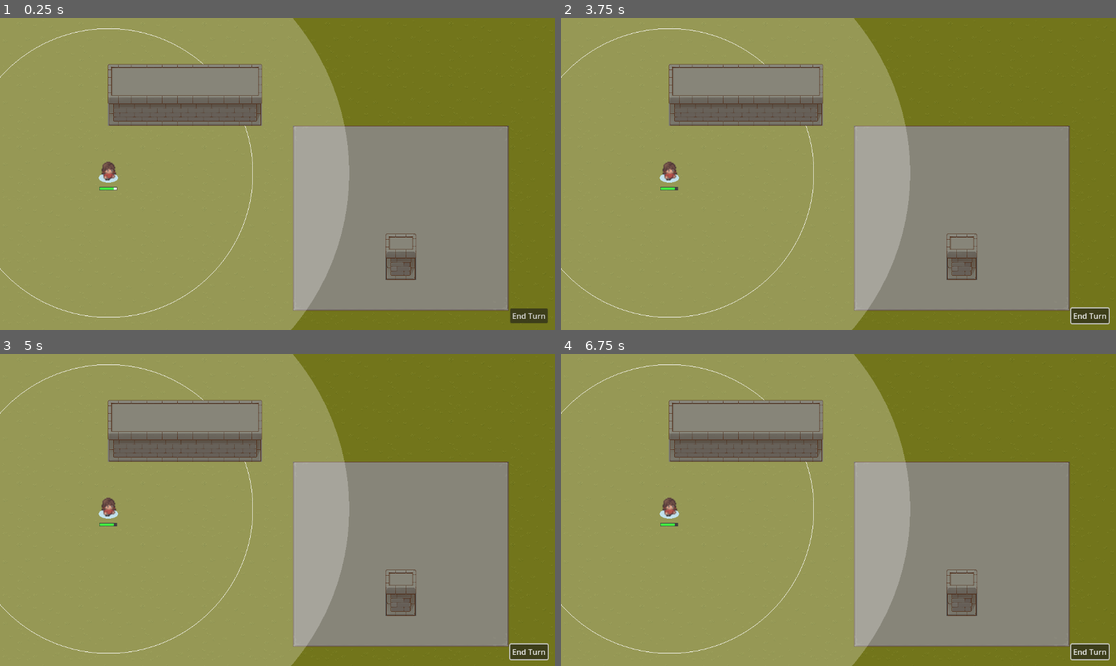
Above: before the commit, frames 1-4 (two rows, left to right).
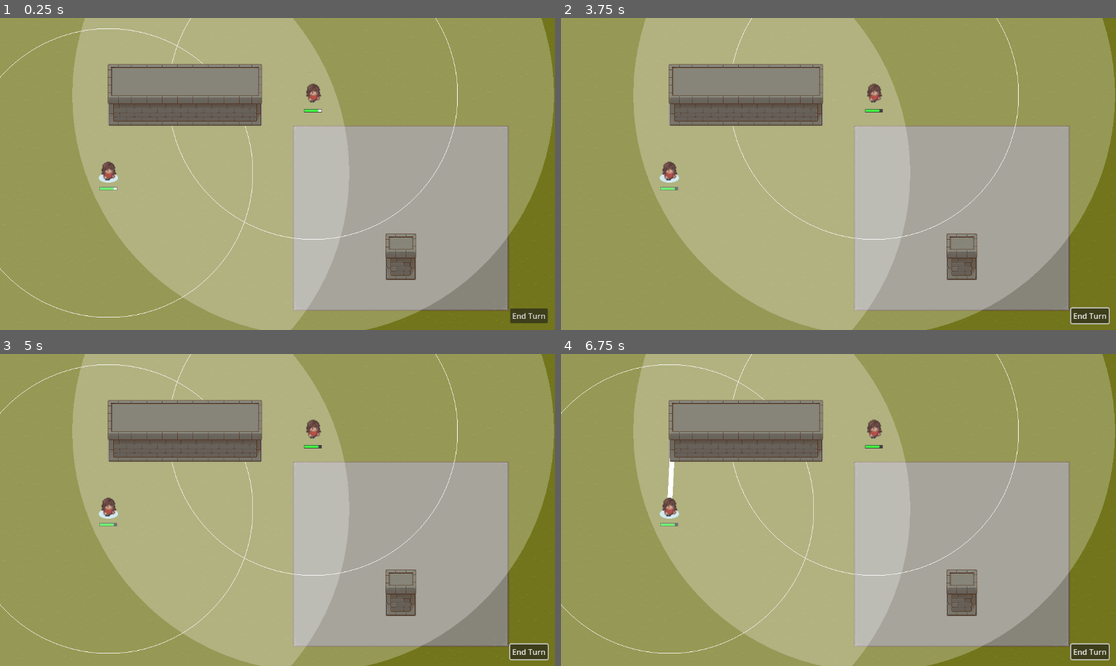
Above: after the commit, the same moments.

Repository: arlopurcell/tactical_artificer
Game: Godot game, scene res://root.tscn
Same seed, same stepped clock (60 frames per second), same inputs: the game is played once before the commit and once after it.
Inputs (mouse positions are in pixels of both pictures, inside the frame that each line leads up to):
- Up to frame 1 (0.25 s): no input
- Up to frame 2 (3.75 s): click "End Turn" at 0.5 s; click "End Turn" at 1.25 s; click "End Turn" at 2 s; tap Enter at 2.75 s; move the mouse to (960, 158) at 2.77 s; hold 1 (cast1) 2.78-3.53 s; click (960, 158) at 2.92 s; tap Space at 3.5 s; move the mouse to (727, 189) at 3.52 s; tap 1 (cast1) at 3.6 s; click (727, 189) at 3.67 s
- Up to frame 3 (5 s): tap Enter at 4.25 s; move the mouse to (333, 441) at 4.27 s; hold 1 (cast1) from 4.28 s (still down); click (333, 441) at 4.42 s
- Up to frame 4 (6.75 s): tap Space at 5, 6.5 s; move the mouse to (810, 572) at 5.02 s; release 1 (cast1) at 5.03 s; tap 1 (cast1) at 5.1, 6.6 s; click (810, 572) at 5.17 s; tap Enter at 5.75 s; move the mouse to (1005, 556) at 5.77 s; hold 1 (cast1) 5.78-6.53 s; click (1005, 556) at 5.92 s; move the mouse to (672, 463) at 6.52 s; click (672, 463) at 6.67 s

The runs differ from the first frame. In frame 1, 67% of the frame differs, in the area x 13-100%, y 0-100%; in frame 2, 67%, in the area x 0-100%, y 0-100%; in frame 3, 67%; in frame 4, 67%.
Error after the commit: Invalid call. Nonexistent function 'highlight' in base 'TileMap'. (res://BeamSpell.gd:26)

Commit message:
put players on a team so you can switch between them on your turn

Diff:
--- a/BeamSpell.gd
+++ b/BeamSpell.gd
@@ -17,17 +17,22 @@
 	self.area_exited.connect(_on_area_exited)
 
 func _on_area_entered(area):
-	# TODO if it's a targetable thing
-	if state == STATE.TARGETING and area != get_parent().find_child("MobProps"):
-		if area.find_child("MobProps") != null:
-			targetted[area] = null
-			area.highlight(Color.RED)
+	if state == STATE.TARGETING \
+			# stop hitting yourself
+			and area != get_parent().find_child("MobProps") \
+			# Can only target mobs (defined as has MobProps)
+			and area.get_parent().find_child("MobProps") != null:
+		targetted[area] = null
+		area.highlight(Color.RED)
 
 func _on_area_exited(area):
-	if state == STATE.TARGETING and area != get_parent().find_child("MobProps"):
-		if area.find_child("MobProps") != null:
-			targetted.erase(area)
-			area.unhighlight()
+	if state == STATE.TARGETING \
+			# stop hitting yourself
+			and area != get_parent().find_child("MobProps") \
+			# Can only untarget mobs (defined as has MobProps)
+			and area.get_parent().find_child("MobProps") != null:
+		targetted.erase(area)
+		area.unhighlight()
 
 func _set_range(new_range):
 	range = new_range
@@ -65,7 +70,7 @@
 func collision_params():
 	var params = PhysicsShapeQueryParameters2D.new()
 	params.collide_with_areas = true
-	params.collision_mask = collision_mask
+	params.collision_mask = 1
 	params.exclude = [get_parent().get_rid()]
 	params.shape = $CollisionShape2D.shape
 	params.transform = $CollisionShape2D.global_transform
--- a/Level.gd
+++ b/Level.gd
@@ -2,3 +2,24 @@
 
 func _on_end_turn():
 	$TurnController.end_turn()
+
+func _input(event):
+	if event is InputEventMouseButton \
+				and event.button_index == MOUSE_BUTTON_LEFT \
+				and event.pressed:
+
+		var p = PhysicsPointQueryParameters2D.new()
+		p.position = event.position
+		p.collide_with_areas = true
+		p.collision_mask = 1
+
+		var targets = get_world_2d().direct_space_state\
+			.intersect_point(p)
+
+		match targets.size():
+			0: pass
+			1: targets[0]["collider"].get_parent().handle_click()
+			_:
+				push_error("Multiple targets clicked")
+				for t in targets:
+					t["collider"].get_parent().handle_click()
--- /dev/null
+++ b/PlayerTeam.gd
@@ -0,0 +1,40 @@
+extends Node2D
+
+signal turn_ended
+
+var players = []
+
+# TurnController checks if we're dead, lol. we handle that ourselves
+var dead = false
+
+func _ready():
+	for child in get_children():
+		if child.find_child("MobProps") != null:
+			if child.player_team:
+				players.append(child)
+			else:
+				push_error("Child of PlayerTeam has player_team == false")
+		else:
+			push_error("Child of PlayerTeam does not have MobProps?")
+
+func deactivate_all():
+	for player in players:
+		player.deactivate()
+
+
+func start_turn():
+	for player in players:
+		player.start_turn()
+
+	# Activate the first non-dead player
+	for player in players:
+		if not player.dead:
+			player.handle_click()
+			return
+	push_error("All the players are dead?")
+
+
+func end_turn():
+	for player in players:
+		player.end_turn()
+	turn_ended.emit()
--- a/Vision.gd
+++ b/Vision.gd
@@ -13,7 +13,7 @@
 @onready var _angle_half = _angle/2.
 @onready var _angular_delta = _angle / ray_count
 
-@onready var collider = $Area2D.find_child("Collider")
+@onready var collider = $VisionArea2D.find_child("Collider")
 @onready var renderer = $Renderer
 
 func _physics_process(_delta: float) -> void:
@@ -34,25 +34,14 @@
 	if _angle < 2*PI:
 		new_vision_points[Vector2.ZERO] = null
 
-	#var first_point = _ray_to(Vector2(0, sight_range).rotated(global_rotation - _angle_half))
-	#var last_point = first_point
 	for i in range(1, ray_count + 1):
-
-		# TODO following transform should be customizable
 		var p = _ray_to(Vector2(0, sight_range).rotated(_angular_delta * i + global_rotation - _angle_half))
 		new_vision_points[p] = null
-
-		#var tri_points = PackedVector2Array()
-		#tri_points.append_array([Vector2.ZERO, last_point, p])
-		#draw_polygon(tri_points, colors)
-	#if _angle < 2*PI:
-	#	new_vision_points.append(Vector2.ZERO)
 	return PackedVector2Array(new_vision_points.keys())
 
 func _update_collision_polygon():
 	var polygon = PackedVector2Array()
 	polygon.append_array(_vision_points)
-	#print(polygon)
 	collider.polygon = polygon
 
 func _update_render_polygon():
@@ -61,7 +50,6 @@
 	renderer.polygon = polygon
 
 func _ray_to(direction: Vector2) -> Vector2:
-	# TODO add offset to origin
 	var destination = global_position + direction
 	var query = PhysicsRayQueryParameters2D.create(global_position, destination, collision_layer_mask)
 	var collision = get_world_2d().direct_space_state.intersect_ray(query)
--- a/level.tscn
+++ b/level.tscn
@@ -6,6 +6,7 @@
 [ext_resource type="Texture2D" uid="uid://bpbby2mve2eim" path="res://assets/tiles/TX Tileset Wall.png" id="4_kdjmu"]
 [ext_resource type="PackedScene" uid="uid://chpb4jyqs3ces" path="res://player.tscn" id="5_f202y"]
 [ext_resource type="Script" path="res://TurnController.gd" id="6_pjjht"]
+[ext_resource type="Script" path="res://PlayerTeam.gd" id="7_h4gai"]
 
 [sub_resource type="NavigationPolygon" id="NavigationPolygon_k03am"]
 vertices = PackedVector2Array(-16, -16, 16, -16, 16, 16, -16, 16)
@@ -1154,8 +1155,11 @@
 [node name="TurnController" type="Node" parent="."]
 script = ExtResource("6_pjjht")
 
-[node name="Player2" parent="TurnController" instance=ExtResource("5_f202y")]
+[node name="PlayerTeam" type="Node2D" parent="TurnController"]
+script = ExtResource("7_h4gai")
+
+[node name="Player2" parent="TurnController/PlayerTeam" instance=ExtResource("5_f202y")]
 position = Vector2(225, 322)
 
-[node name="Polygon2D" type="Polygon2D" parent="."]
-color = Color(0, 0, 0, 0.486275)
+[node name="Player" parent="TurnController/PlayerTeam" instance=ExtResource("5_f202y")]
+position = Vector2(650, 160)
--- a/mob.gd
+++ b/mob.gd
@@ -60,6 +60,7 @@
 func start_turn():
 	# Set up range marker
 	starting_pos = position
+
 	mp("RangeMarker").position = starting_pos - position
 	mp("RangeMarker").queue_redraw()
 	mp("RangeMarker").show()
@@ -84,10 +85,6 @@
 	pass
 
 func move_to(movement_target: Vector2):
-	# TODO check this out it looks wrong. remove?
-	if starting_pos.distance_to(movement_target) > movement_range:
-		return
-
 	navigation_agent.target_position = movement_target
 	if movement_target.x < transform.get_origin().x:
 		anim_walk_left()
@@ -106,7 +103,7 @@
 		travel = (travel_raw).normalized() * walking_speed * delta
 
 	if starting_pos.distance_to(position + travel) > movement_range:
-		print("finished moving")
+
 		navigation_agent.target_position = position
 	else:
 		translate(travel)
@@ -123,3 +120,6 @@
 func vision_collision_params():
 	# TODO
 	pass
+
+func handle_click():
+	pass
--- a/mob_props.tscn
+++ b/mob_props.tscn
@@ -36,6 +36,7 @@
 [node name="Renderer" type="Polygon2D" parent="Vision"]
 color = Color(1, 1, 1, 0.254902)
 
-[node name="Area2D" type="Area2D" parent="Vision"]
+[node name="VisionArea2D" type="Area2D" parent="Vision"]
+collision_layer = 128
 
-[node name="Collider" type="CollisionPolygon2D" parent="Vision/Area2D"]
+[node name="Collider" type="CollisionPolygon2D" parent="Vision/VisionArea2D"]
--- a/player.gd
+++ b/player.gd
@@ -1,25 +1,14 @@
 extends "res://mob.gd"
 
-enum STATE {WALKING, READY, CASTING, INACTIVE}
+enum STATE {WALKING, READY, CASTING}
+var active = false
 
-var state = STATE.INACTIVE
+var state = STATE.READY
 
 func _ready():
 	$MobProps.healthbar_color = Color.GREEN
 	player_team = true
 	super._ready()
-
-func start_turn():
-	super.start_turn()
-	state = STATE.READY
-
-	$MobProps.highlight(Color.LIGHT_BLUE)
-
-func end_turn():
-	state = STATE.INACTIVE
-	$MobProps.unhighlight()
-	$BeamSpell.finish()
-	super.end_turn()
 
 func _on_navigation_finished():
 	super._on_navigation_finished()
@@ -46,35 +35,43 @@
 	$AnimationPlayer.stop(false)
 
 func anim_damage():
-  # TODO
+	# TODO
 	pass
 
 func anim_death():
 	pass
 
 func _input(event):
-	if state == STATE.READY:
-		if event.is_action_pressed("cast1"):
-			state = STATE.CASTING
-			$BeamSpell.targeting()
+	if not active:
+		return
 
-		elif event is InputEventMouseButton \
-				and event.button_index == MOUSE_BUTTON_RIGHT \
-				and event.pressed:
-			state = STATE.WALKING
-			move_to(event.position)
-	elif state == STATE.CASTING:
-		if event is InputEventMouseButton and event.pressed:
-			if event.button_index == MOUSE_BUTTON_RIGHT:
-				state = STATE.READY
-				$BeamSpell.finish()
-			elif event.button_index == MOUSE_BUTTON_LEFT:
-				for mob in $BeamSpell.targetted:
-					mob.get_parent().damage($BeamSpell.damage)
-				$BeamSpell.finish()
-				end_turn()
-	elif state == STATE.WALKING:
-		if event is InputEventMouseButton \
-				and event.button_index == MOUSE_BUTTON_RIGHT \
-				and event.pressed:
-			move_to(event.position)
+	if event is InputEventMouseButton:
+		if event.pressed:
+			match [event.button_index, state]:
+				[MOUSE_BUTTON_RIGHT, STATE.READY], [MOUSE_BUTTON_RIGHT, STATE.WALKING]:
+					state = STATE.WALKING
+					move_to(event.position)
+				[MOUSE_BUTTON_RIGHT, STATE.CASTING]:
+					state = STATE.READY
+					$BeamSpell.finish()
+				[MOUSE_BUTTON_LEFT, STATE.CASTING]:
+					for mob in $BeamSpell.targetted:
+						mob.get_parent().damage($BeamSpell.damage)
+					$BeamSpell.finish()
+					end_turn()
+	elif event.is_action_pressed("cast1"):
+		match state:
+			STATE.READY, STATE.CASTING:
+				state = STATE.CASTING
+				$BeamSpell.targeting()
+
+func handle_click():
+	get_parent().deactivate_all()
+	active = true
+	state = STATE.READY
+	$MobProps.highlight(Color.LIGHT_BLUE)
+
+func deactivate():
+	active = false
+	$MobProps.unhighlight()
+	$BeamSpell.finish()
Not shown: 1 places in level.tscn that only renumber resources
Not shown, changed: .gitignore
